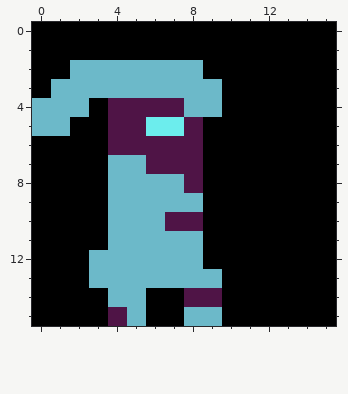
One commit to this pixel-art sprite: assets/char/idle/idle0.png. This is how it looked before the edit.
The file is 16x16 pixels.
After the commit:
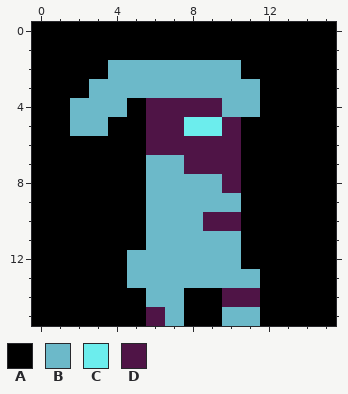
Palette (. is transparent): A #000000  B #6cb9c9  C #6ceded  D #4f1446
The edit:
Changed rows in their new state; - is an unchanged pixel.
first column x 0:
 2 --AA-----BB-
 3 -AA-------BB
 4 AA-BBA--DDBB
 5 AABBAADDCCD-
 6 ----AA---DD-
 7 ----AABB-DD-
 8 ----AA--BBD-
 9 ----AA---BB-
10 ----AA-BBDD-
11 ----AA---BB-
12 ---AA----BB-
13 ---AA-----BB
14 ----AABBAADD
15 ----AADBAABB
